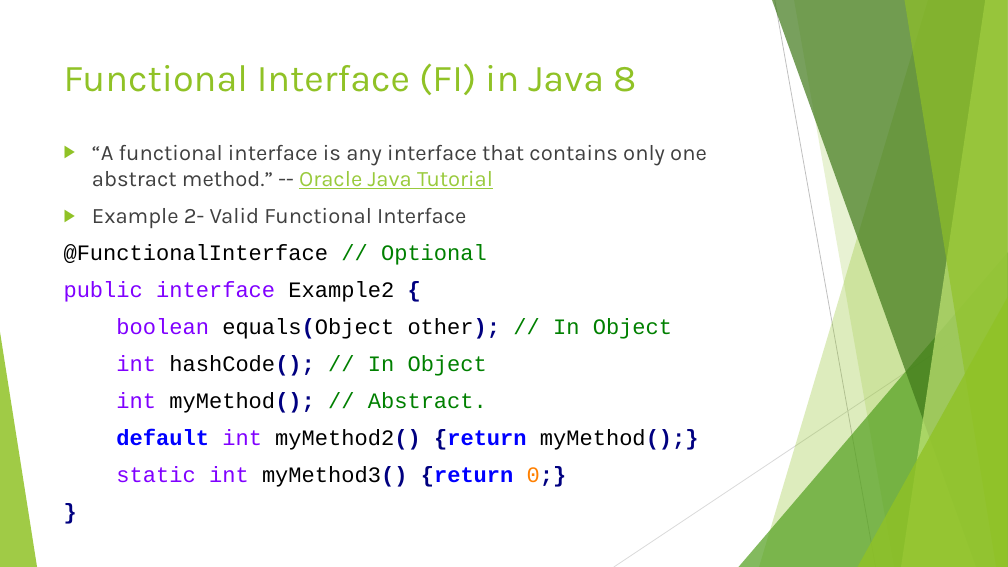
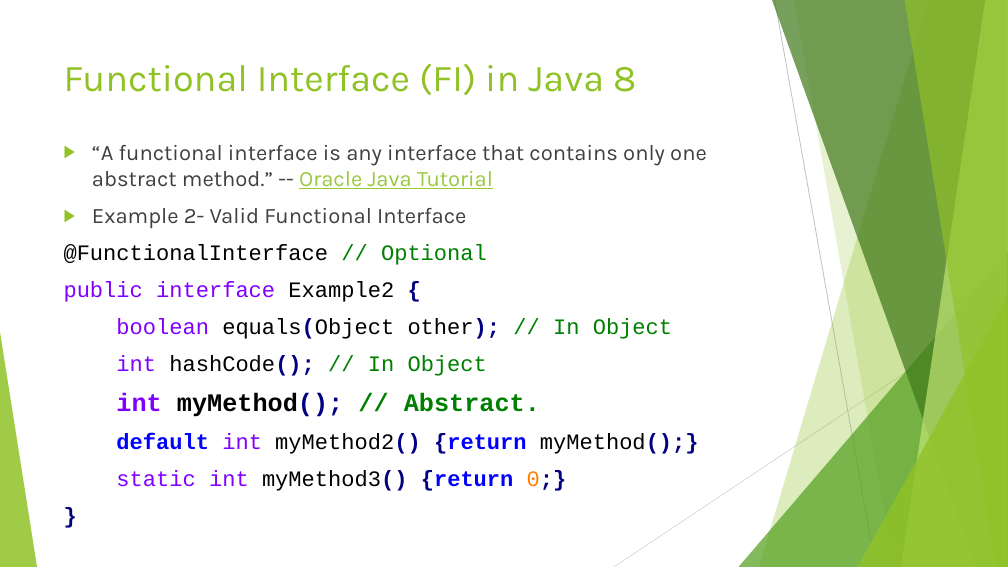
Before and after one commit to RichardRoda/2017-CodePaLOUsa-Lambda, a slide deck: slide 4 of Learning to Love the Lambda in the Stream.pptx. Drawn at 1008x567 pixels with LibreOffice and Linux fonts; fonts in the diff are those of the drawing. Boxes give left, top, right and bottom in pixels: in the first picture for what was removed or moved away, otherwise in the second. Text is boxed around its words. In the diff, an @@ line names an element or a change of style, - is before the commit and + after.

```diff
--- a/Learning to Love the Lambda in the Stream.pptx
+++ b/Learning to Love the Lambda in the Stream.pptx
@@ text at [116,393,540,417]: size 21 to 24 pt, bold on in "int myMethod(); // Abstract." @@
```
Also in this commit, not shown: 2 other slides changed, 1 other file.
